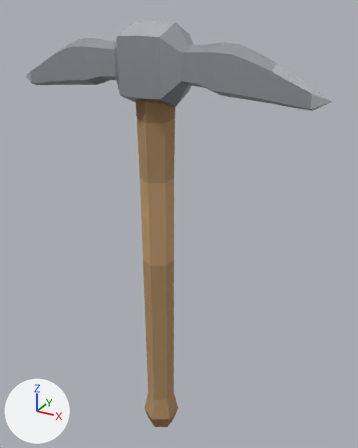
Two versions of the Blender file art/items/iron_pickaxe/iron_pickaxe.blend, one commit apart.
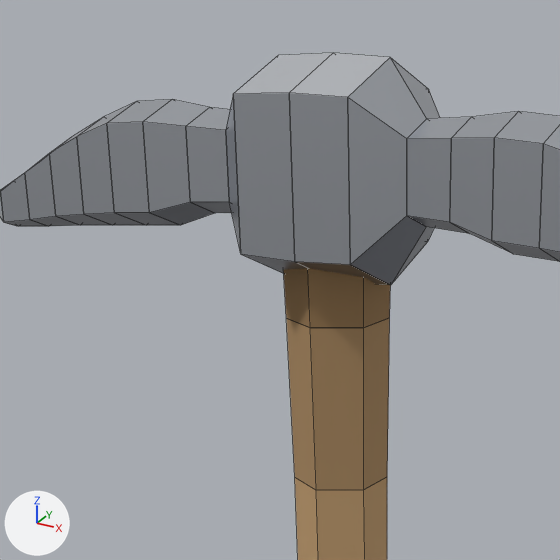
Each version appears first whole from a 50 mm lens placed at (0.461, -0.754, 0.384), pointed at (0.023, 0.043, -0.015), and next in a close-up on the part from 8% to 67% of the width and 0% to 47% of the height. The lights are fixed; the arrows at lower left show +X, +Y and +Z. The last two pictures show the newer version. The close-ups show mesh edges as thin lines. The same objects are shown in both versions, whatever each file hides.

Names of what the first close-up shows: 'iron_pickaxe'.
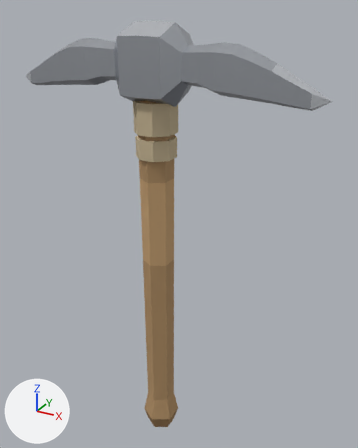
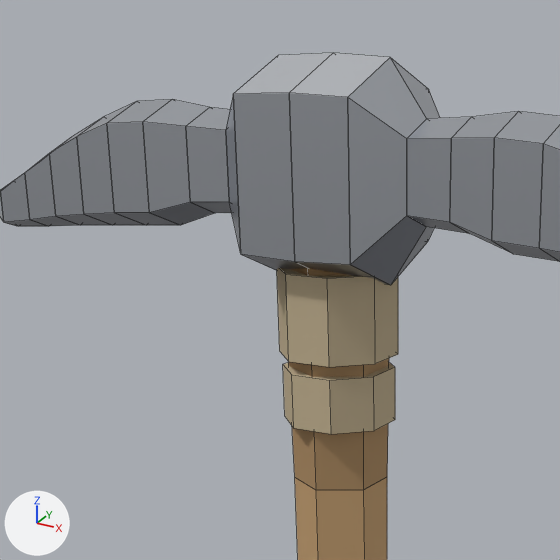
Boxes (x1, y1, x2, y2) around the edits, measured in the close-ups (560 x 560 px):
part 1 of me_iron_pickaxe, added (brown)
    after: (277, 268, 398, 367)
part 2 of me_iron_pickaxe, added (brown)
    after: (283, 362, 395, 434)

The change, as a list of edits to the scene's bpy script:
```text
Change me_iron_pickaxe:
    used by ob_iron_pickaxe; location = (0.0, 0.0, 0.0)
    remove me_iron_pickaxe.from_pydata(...)  # 672 vertices, 174 faces; spans x -0.303..0.303, y -0.05..0.05, z -0.514..0.362
    add me_iron_pickaxe.from_pydata(...)  # 704 vertices, 194 faces; spans x -0.303..0.303, y -0.05..0.05, z -0.514..0.362
    me_iron_pickaxe part 1: a new loose piece, an 8-sided cylinder along z spanning x -0.037..0.037, y -0.037..0.037, z 0.177..0.233, in mat_wood
    me_iron_pickaxe part 2: a new loose piece, an 8-sided cylinder along z spanning x -0.035..0.035, y -0.035..0.035, z 0.132..0.168, in mat_wood
```
